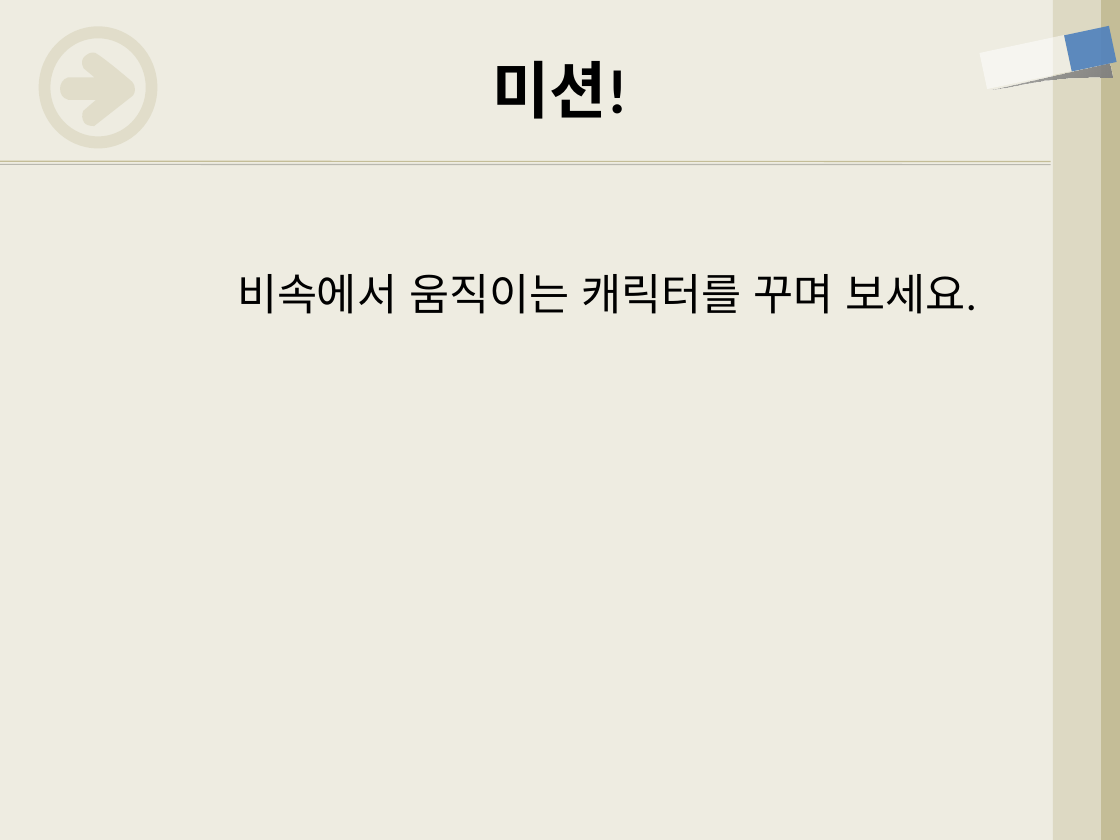
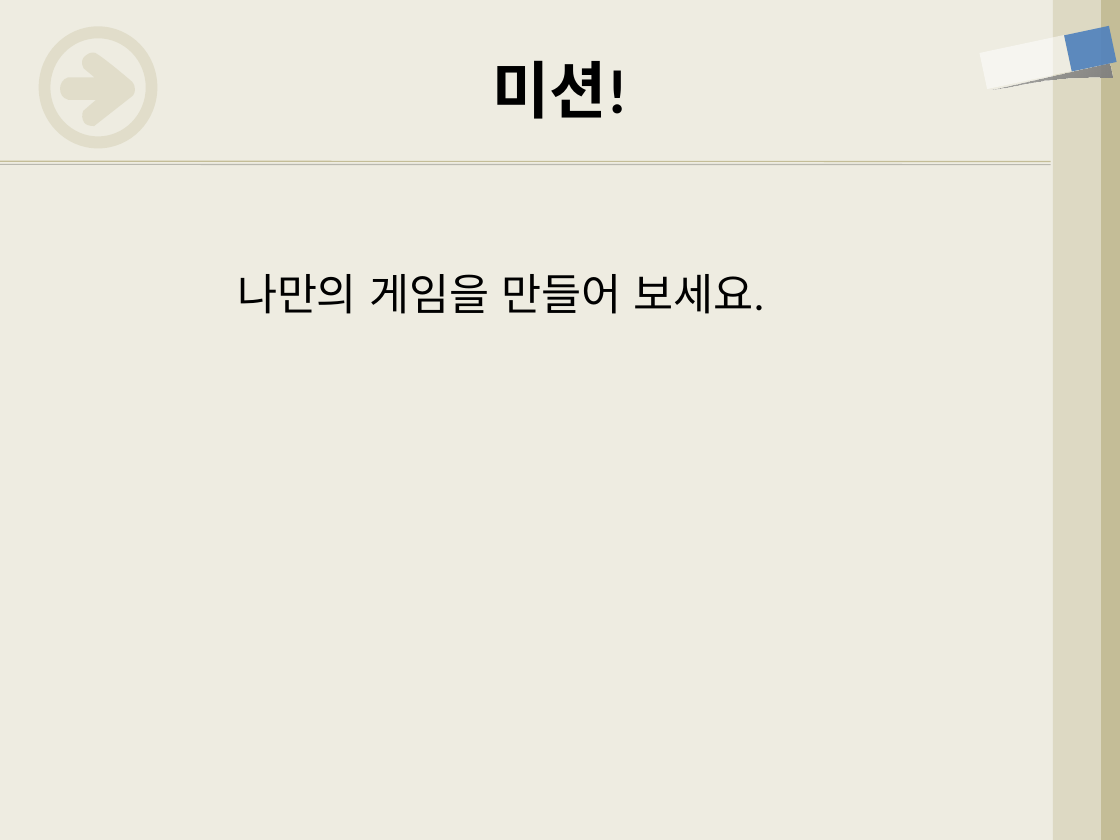
Before and after one commit to freshmea/weizman_python_class, a slide deck: slide 8 of textbook/파이썬5-4교시.pptx (slide 9 before the commit). Drawn at 1120x840 pixels with LibreOffice and Linux fonts; fonts in the diff are those of the drawing. Boxes give left, top, right and bottom in pixels: in the first picture for what was removed or moved away, otherwise in the second. Text is boxed around its words. In the diff, an @@ line names an element or a change of style, - is before the commit and + after.

```diff
--- a/textbook/파이썬5-4교시.pptx
+++ b/textbook/파이썬5-4교시.pptx
@@ text at (237, 274, 765, 314): text changed @@
-  비속에서 움직이는 캐릭터를 꾸며 보세요.
+  나만의 게임을 만들어 보세요.
```
Also in this commit, not shown: 1 other slide changed, 4 slides added, 5 slides removed, 1 other file.
